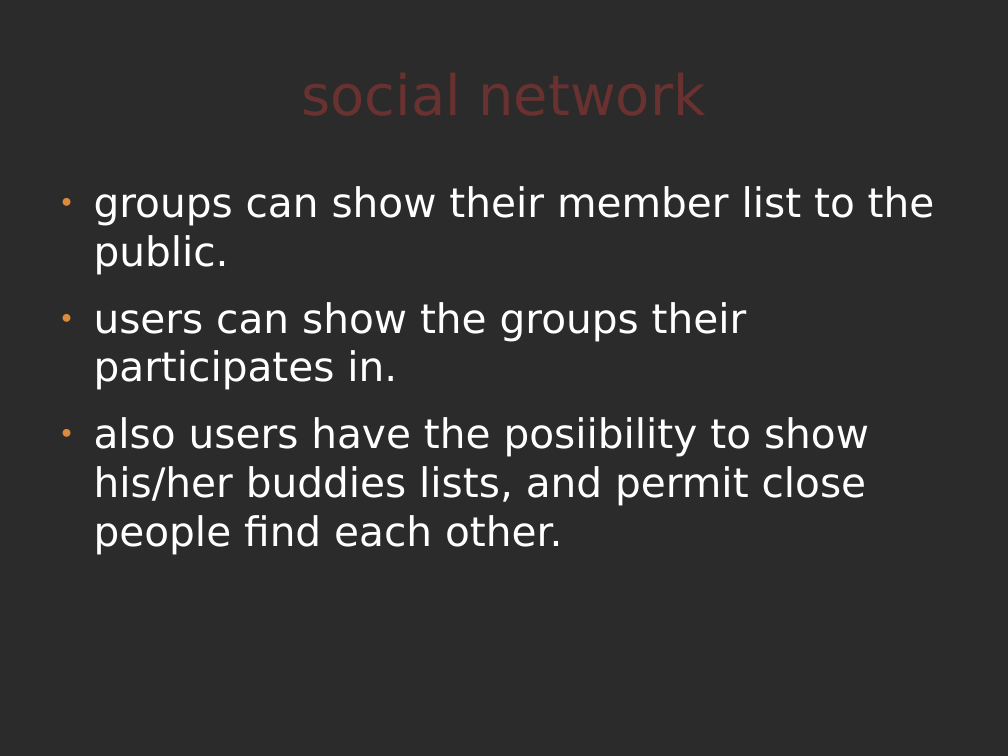
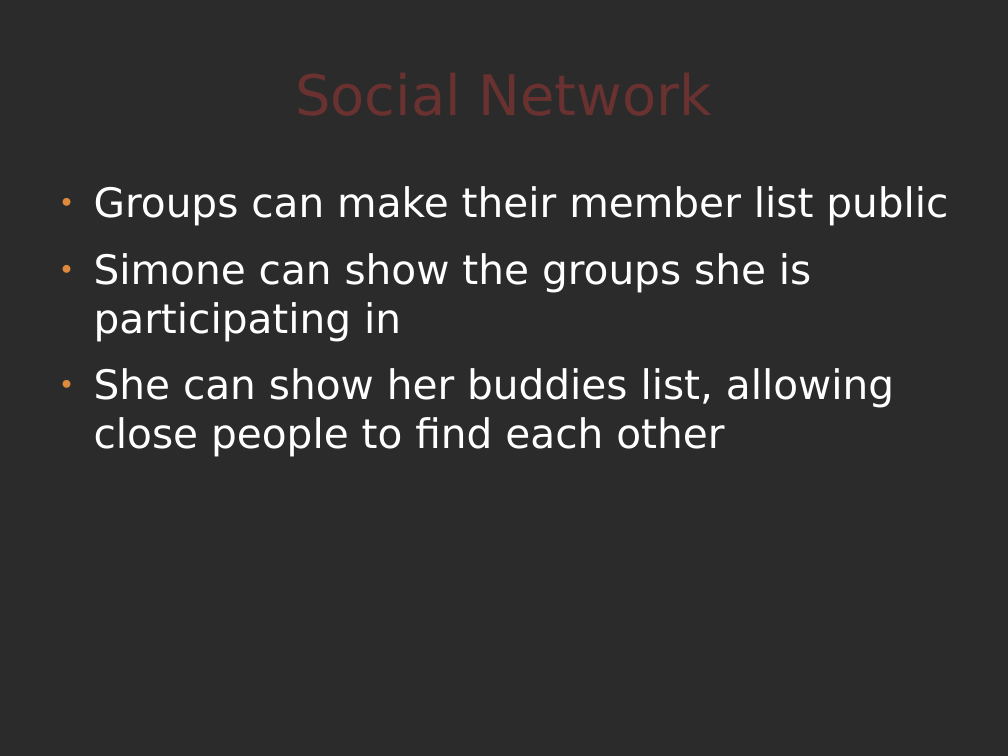
Before and after one commit to comunes/kune, a slide deck: slide 12 of doc/kune-dic-08.odp (slide 13 before the commit). Drawn at 1008x756 pixels with LibreOffice and Linux fonts; fonts in the diff are those of the drawing; background and template pictures are left out; a plain dark background stands for a picture behind light text. Boxes give left, top, right and bottom in pixels: in the first picture for what was removed or moved away, otherwise in the second. Text is boxed around its words. In the diff, an @@ line names an element or a change of style, - is before the commit and + after.

```diff
--- a/doc/kune-dic-08.odp
+++ b/doc/kune-dic-08.odp
@@ title at box(50, 35, 958, 152): text changed @@
-social network
+Social Network
@@ text at box(94, 186, 948, 457): text changed @@
-● groups can show their member list to the public.
-● users can show the groups their participates in.
-● also users have the posiibility to show his/her buddies lists, and permit close people find each other.
+● Groups can make their member list public
+● Simone can show the groups she is participating in
+● She can show her buddies list, allowing close people to find each other
```
Also in this commit, not shown: 20 other slides changed, 1 slide removed.
